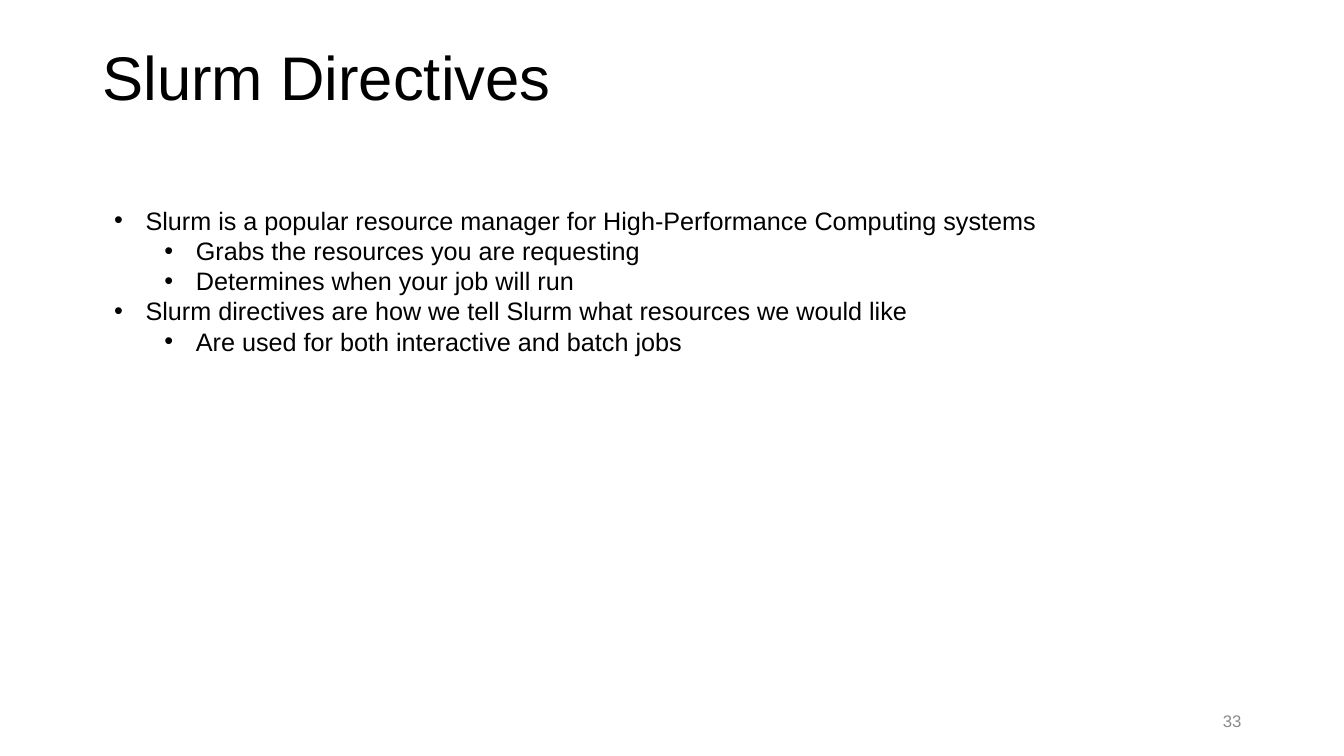
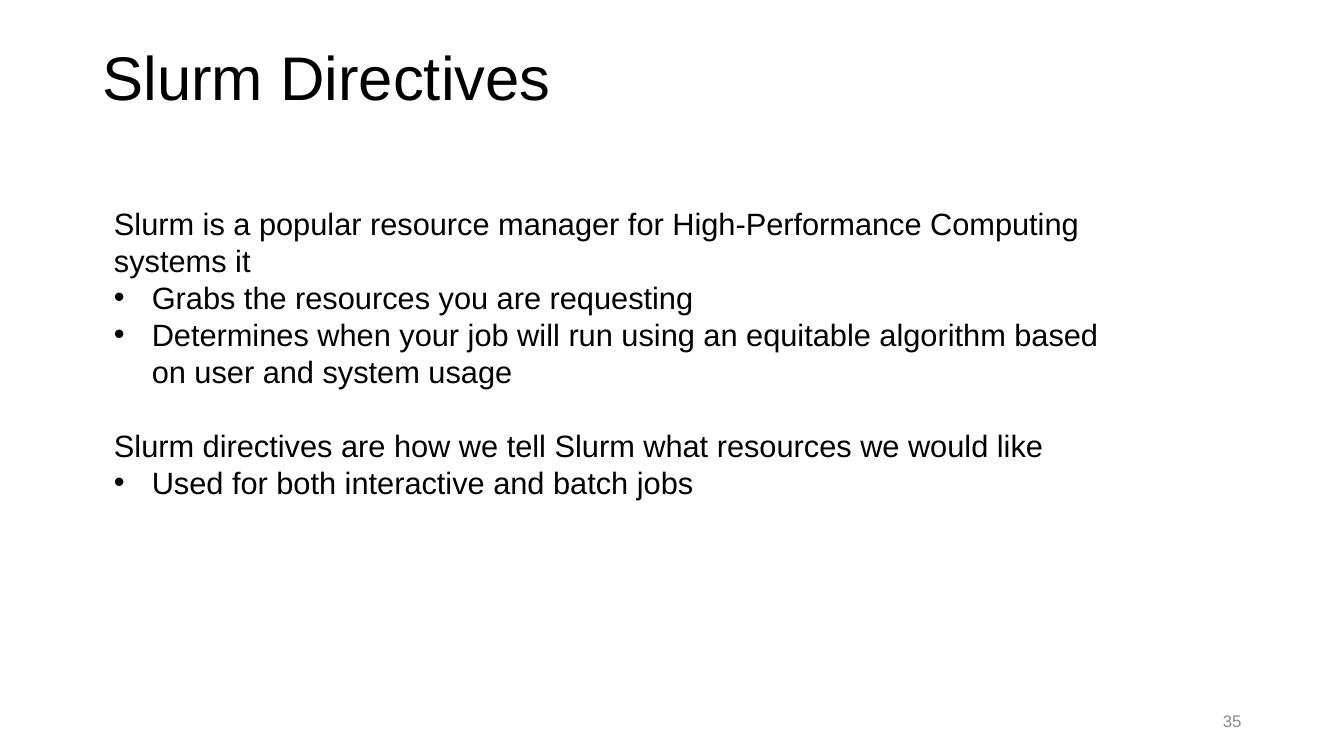
Before and after one commit to ResearchComputing/Getting_Started_With_Research_Computing, a slide deck: slide 35 of Command_Line_And_Job_Scheduling.pptx (slide 33 before the commit). Drawn at 1344x756 pixels with LibreOffice and Linux fonts; fonts in the diff are those of the drawing; background and template pictures are left out. Boxes give left, top, right and bottom in pixels: in the first picture for what was removed or moved away, otherwise in the second. Text is boxed around its words. In the diff, an @@ line names an element or a change of style, - is before the commit and + after.

```diff
--- a/Command_Line_And_Job_Scheduling.pptx
+++ b/Command_Line_And_Job_Scheduling.pptx
@@ text at <box>114,212,1079,278</box>: text changed; size 18 to 22 pt @@
-• Slurm is a popular resource manager for High-Performance Computing systems
+Slurm is a popular resource manager for High-Performance Computing systems it
@@ text at <box>114,286,1043,458</box>: size 18 to 22 pt in "Grabs the resources you are requesting", "Slurm directives are how we tell Slurm ..."; list level 2 to 1 in "Grabs the resources you are ..."; bullet • to none @@
@@ text at <box>152,323,1098,389</box>: text changed; size 18 to 22 pt @@
-  • Determines when your job will run
+• Determines when your job will run using an equitable algorithm based on user and system usage
@@ text at <box>152,471,693,499</box>: text changed; size 18 to 22 pt @@
-  • Are used for both interactive and batch jobs
+• Used for both interactive and batch jobs
@@ page number at <box>1223,715,1242,727</box>: text changed @@
-33
+35
```
Also in this commit, not shown: 17 other slides changed, 2 slides added, 1 other file.
